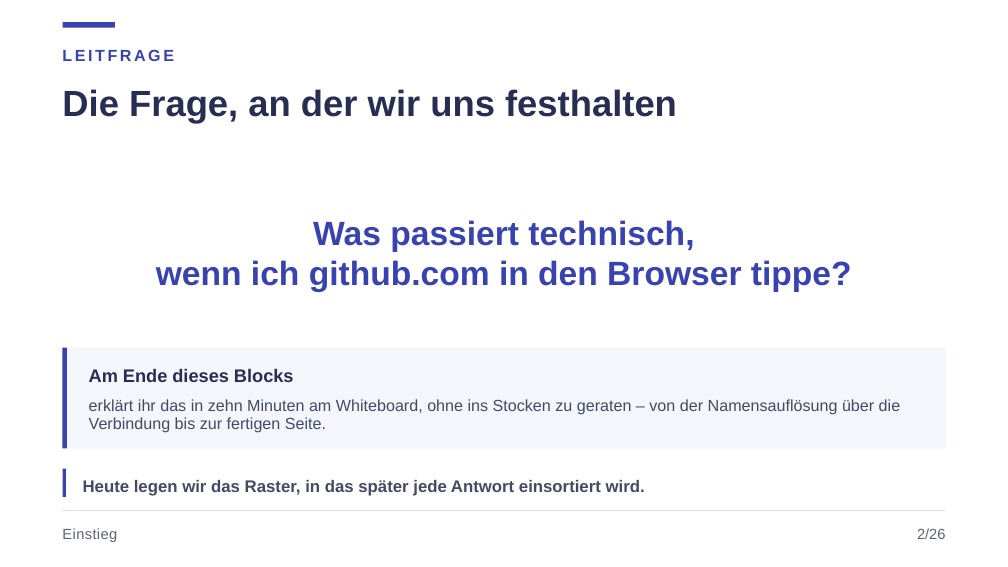
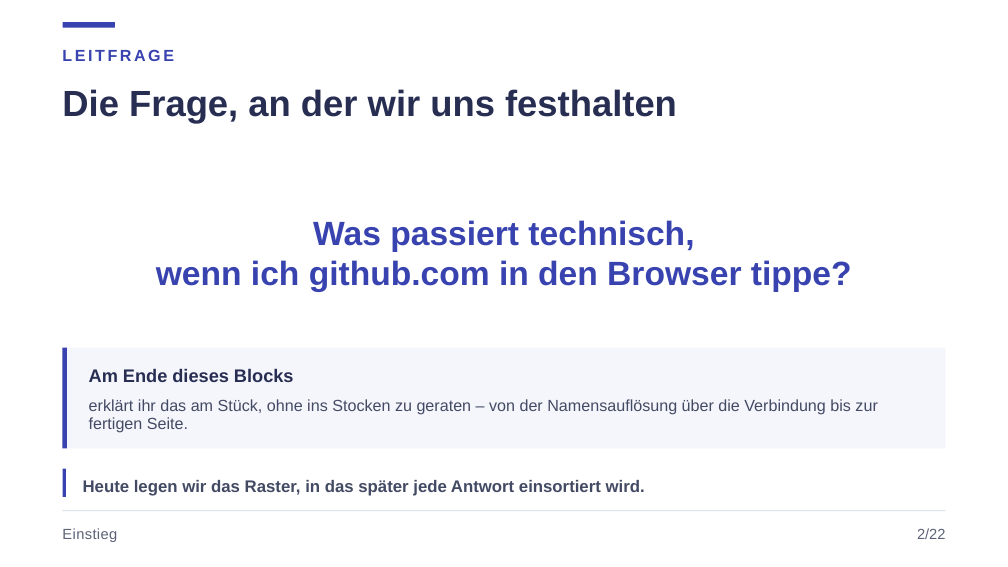
Before and after one commit to JacobMenge/kurs-unterlagen, a slide deck: slide 3 of folien/dist/01-netzwerke-grundlagen.pptx. Drawn at 1008x567 pixels with LibreOffice and Linux fonts; fonts in the diff are those of the drawing. Boxes give left, top, right and bottom in pixels: in the first picture for what was removed or moved away, otherwise in the second. Text is boxed around its words. In the diff, an @@ line names an element or a change of style, - is before the commit and + after.

```diff
--- a/folien/dist/01-netzwerke-grundlagen.pptx
+++ b/folien/dist/01-netzwerke-grundlagen.pptx
@@ text at box(89, 399, 877, 433): text changed @@
-erklärt ihr das in zehn Minuten am Whiteboard, ohne ins Stocken zu geraten – von der Namensauflösung über die Verbindung bis zur fertigen Seite.
+erklärt ihr das am Stück, ohne ins Stocken zu geraten – von der Namensauflösung über die Verbindung bis zur fertigen Seite.
@@ text at box(917, 528, 945, 539): text changed @@
-2/26
+2/22
```
Also in this commit, not shown: 16 other slides changed, 6 slides added, 10 slides removed, 22 other files.
